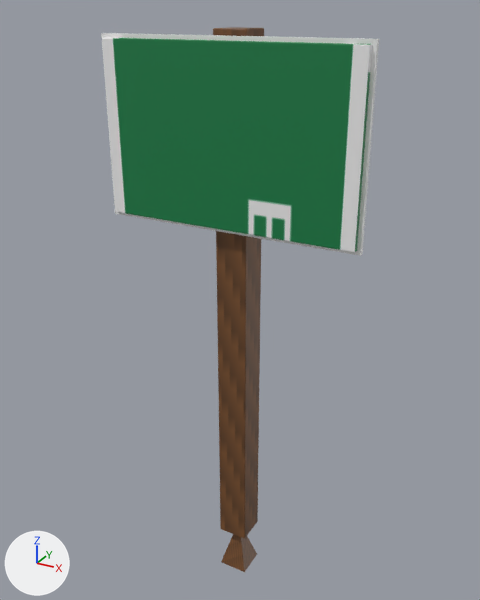
An edit to the COLLADA model beamng-props/pits/export/dae/exit_left.dae, drawn before and after from the same camera.
Camera for both pictures: a camera (50 mm lens) standing at (0.818, -1.482, 1.543) and looking at (-0.012, 0.027, 0.788). Lighting does not change. The marker at lower left points along +X, +Y and +Z. The first picture is the older version. Where no turn or scale is listed for an object, it has been applied to the vertices.

The first picture shows 'exit_frame', 'exit_post', 'exit_sign', 'exit_tip'.
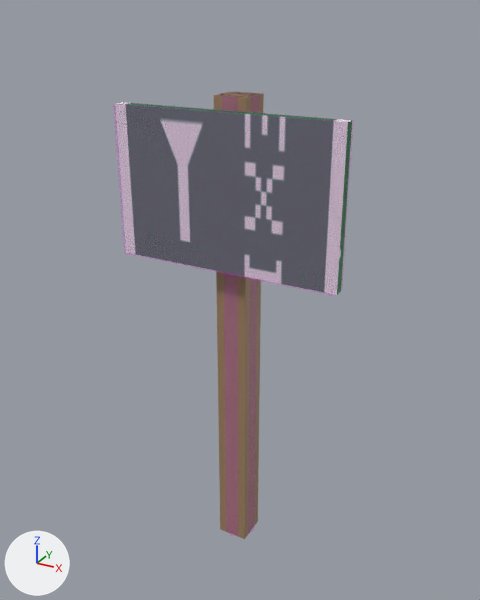
The newer file is also rescaled (x1.111) as a whole; pictures and numbers use the older file's frame.

What differs and where, as boxes (x1, y1, x2, y2) in the pictures (480 x 600 px):
'exit_sign', deleted (green): before (102, 38, 372, 252)
'Colmesh_sign-1', added: after (113, 102, 354, 296)
'exit_post', reshaped (12% shorter): before (213, 27, 264, 539); after (214, 91, 264, 539)
'Colmesh_post-1', added: after (218, 92, 259, 537)
'exit_frame', deleted: before (101, 33, 379, 256)
'exit_tip', deleted (brown): before (221, 534, 257, 572)
'sign', added: after (120, 102, 352, 295)

The change, as a diff of the scene's bpy script:
```diff
--- a/beamng-props/pits/export/dae/exit_left.dae.py
+++ b/beamng-props/pits/export/dae/exit_left.dae.py
@@ mat_wood_124 @@
+mat_wood_124 = principled_material('wood.124')
+mat_wood_124.base_color = (0.35, 0.22, 0.12)  # brown #a08161
@@ mat_colmesh_material @@
+mat_colmesh_material = principled_material('Colmesh_Material')
+mat_colmesh_material.base_color = (1.0, 0.0, 1.0)  # pink #ff00ff
+mat_colmesh_material.alpha = 0.15
@@ mat_sign_124 @@
+mat_sign_124 = principled_material('sign.124')
+mat_sign_124.texture = img_exit_left_png
+mat_sign_124.metallic = 0.1
@@ me_cube @@
 # used by ob_exit_post; location = (0.0, 0.0, 0.75)
-me_cube.from_pydata(...)  # 24 vertices, 44 faces; spans x -0.04..0.04, y -0.04..0.04, z -0.75..0.75
-me_cube.materials.append(mat_pit_wood)  # picture img_post_wood_png
+me_cube.from_pydata(...)  # 8 vertices, 12 faces; spans x -0.04..0.04, y -0.04..0.04, z -0.75..0.6
+# me_cube part 1
+# 20 vertices are removed from x -0.04..0.04, y -0.04..0.04, z -0.75..0.75
+# 42 faces are deleted
+# 4 vertices are added at (-0.04, -0.04, 0.6), (-0.04, 0.04, 0.6), (0.04, -0.04, 0.6), (0.04, 0.04, 0.6)
+# 10 new faces join them
+me_cube.materials.append(mat_wood_124)  # brown #a08161
@@ me_colmesh_sign_1 @@
+me_colmesh_sign_1.from_pydata(...)  # a box spanning x -0.315..0.315, y -0.022..0.022, z -0.202..0.202
+me_colmesh_sign_1.materials.append(mat_colmesh_material)  # pink #ff00ff
@@ me_colmesh_post_1 @@
+me_colmesh_post_1.from_pydata(...)  # an 8-sided cylinder along z spanning x -0.054..0.054, y -0.054..0.054, z -0.675..0.675
+me_colmesh_post_1.materials.append(mat_colmesh_material)  # pink #ff00ff
@@ me_cube_001_1 @@
+me_cube_001_1.from_pydata(...)  # a box spanning x -0.315..0.315, y -0.013..0.013, z -0.202..0.202
+me_cube_001_1.materials.append(mat_sign_124)  # picture img_exit_left_png
@@ ob_exit_tip @@
-ob_exit_tip = bpy.data.objects.new('exit_tip', me_cone)
-ob_exit_tip.location = (0.0, 0.0, -0.06)
@@ ob_exit_sign @@
-ob_exit_sign = bpy.data.objects.new('exit_sign', me_cube_001)
-ob_exit_sign.location = (0.0, -0.064, 1.25)
@@ ob_exit_frame @@
-ob_exit_frame = bpy.data.objects.new('exit_frame', me_cube_002)
-ob_exit_frame.location = (0.0, -0.06, 1.25)
@@ ob_colmesh_sign_1 @@
+ob_colmesh_sign_1 = bpy.data.objects.new('Colmesh_sign-1', me_colmesh_sign_1)
+ob_colmesh_sign_1.location = (0.0, -0.072, 1.116)
@@ ob_colmesh_post_1 @@
+ob_colmesh_post_1 = bpy.data.objects.new('Colmesh_post-1', me_colmesh_post_1)
+ob_colmesh_post_1.location = (0.0, 0.0, 0.675)
@@ ob_sign @@
+ob_sign = bpy.data.objects.new('sign', me_cube_001_1)
+ob_sign.location = (0.0, -0.072, 1.116)
```
